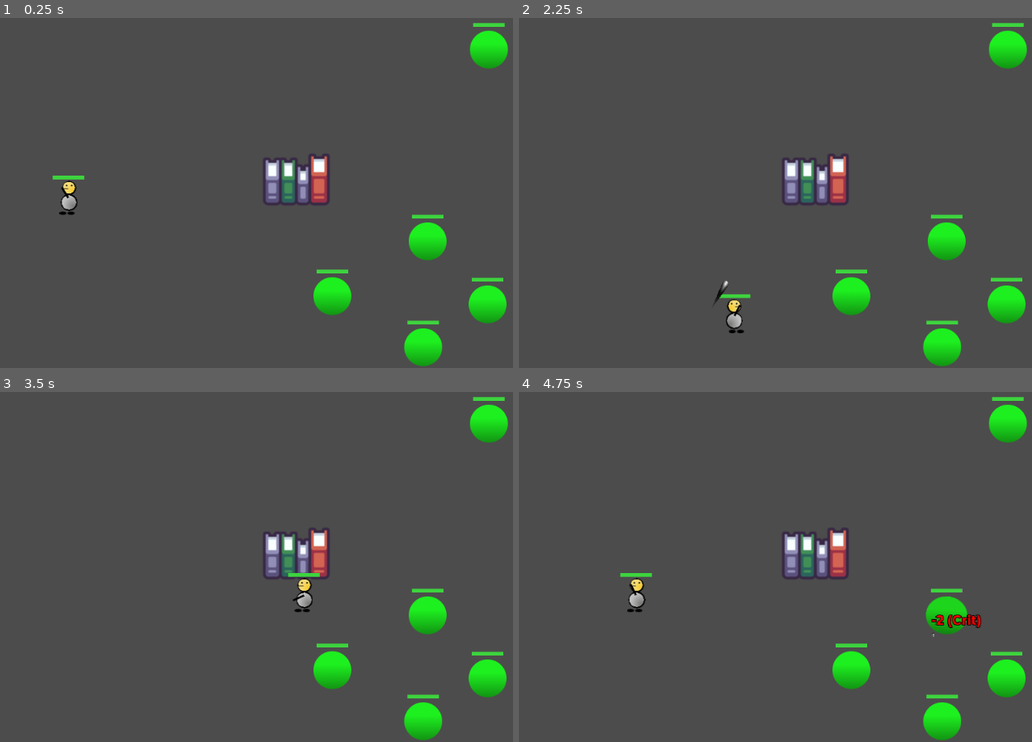
Above: before the commit, frames 1-4 (two rows, left to right).
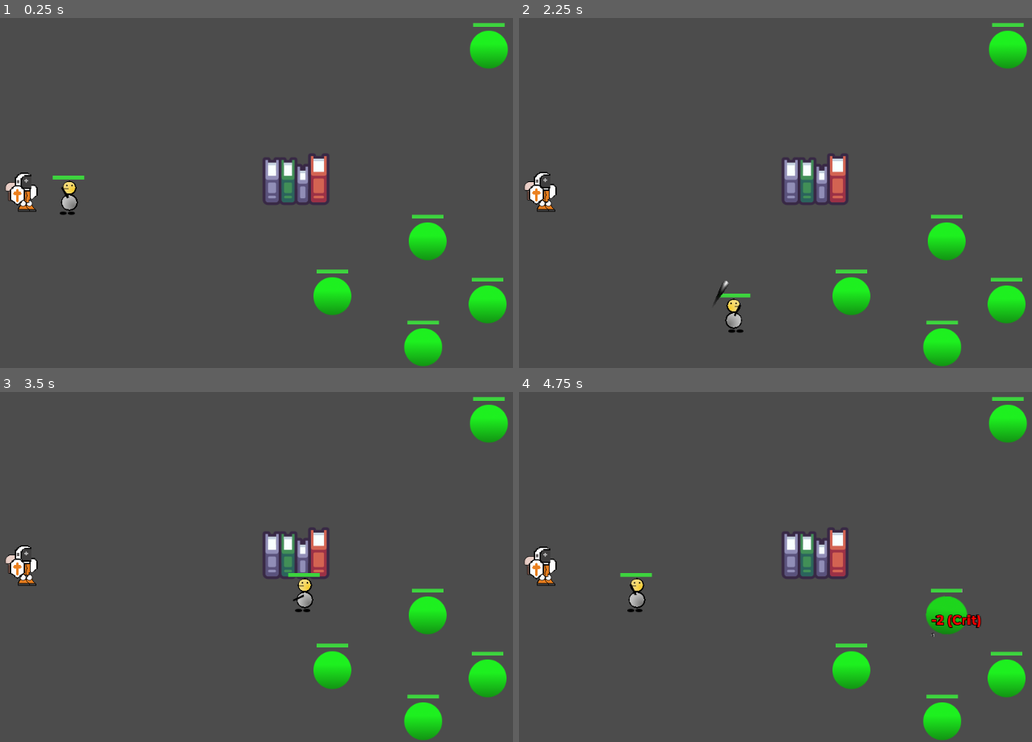
Above: after the commit, the same moments.

Repository: NPGodotEngine/Hack_And_Slash
Game: Godot game, scene res://Levels/TestLevel.tscn
Same seed, same stepped clock (60 frames per second), same inputs: the game is played once before the commit and once after it. The project has no main scene, so this scene is started directly.
Inputs (mouse positions are in pixels of both pictures, inside the frame that each line leads up to):
- Up to frame 1 (0.25 s): no input
- Up to frame 2 (2.25 s): tap Enter at 0.5 s; move the mouse to (924, 161) at 0.52 s; press the mouse at (924, 161) at 0.53 s; hold D (move_right) 0.53-1.28 s; move the mouse to (652, 196) at 1.27 s; release the mouse at (652, 196) at 1.28 s; hold S (move_down) 1.28-2.03 s; right-click (652, 196) at 1.35 s; move the mouse to (847, 95) at 2.02 s; press the mouse at (847, 95) at 2.03 s; hold D (move_right) from 2.03 s (still down)
- Up to frame 3 (3.5 s): move the mouse to (230, 630) at 2.77 s; release D (move_right) at 2.78 s; release the mouse at (230, 630) at 2.78 s; hold W (move_up) from 2.78 s (still down); right-click (230, 630) at 2.85 s
- Up to frame 4 (4.75 s): move the mouse to (975, 609) at 3.52 s; release W (move_up) at 3.53 s; press the mouse at (975, 609) at 3.53 s; hold A (move_left) from 3.53 s (still down); move the mouse to (590, 497) at 4.27 s; release the mouse at (590, 497) at 4.28 s; right-click (590, 497) at 4.35 s

The runs differ from the first frame. In frame 1, 0.6% of the frame differs, in the area x 0-64%, y 39-57%; in frame 2, 0.7%, in the area x 0-64%, y 39-91%; in frame 3, 0.6%; in frame 4, 0.7%.

Commit message:
Feature: add new 2d art for player aka marine

Diff:
--- a/Levels/TestLevel.tscn
+++ b/Levels/TestLevel.tscn
@@ -1,12 +1,197 @@
-[gd_scene load_steps=6 format=2]
+[gd_scene load_steps=11 format=2]
 
 [ext_resource path="res://Character/Player/Player.tscn" type="PackedScene" id=1]
 [ext_resource path="res://Shared/books_2.png" type="Texture" id=2]
 [ext_resource path="res://Character/Mobs/Dummy/Dummy.tscn" type="PackedScene" id=3]
 [ext_resource path="res://Levels/TestLevel.gd" type="Script" id=4]
+[ext_resource path="res://Assets/Marine/Marine_spritesheet.png" type="Texture" id=5]
 
 [sub_resource type="RectangleShape2D" id=1]
 extents = Vector2( 52, 40 )
+
+[sub_resource type="Animation" id=6]
+length = 0.001
+tracks/0/type = "value"
+tracks/0/path = NodePath("ShoulderFront:position")
+tracks/0/interp = 1
+tracks/0/loop_wrap = true
+tracks/0/imported = false
+tracks/0/enabled = true
+tracks/0/keys = {
+"times": PoolRealArray( 0 ),
+"transitions": PoolRealArray( 1 ),
+"update": 0,
+"values": [ Vector2( -12, -2 ) ]
+}
+tracks/1/type = "value"
+tracks/1/path = NodePath("ShoulderBack:position")
+tracks/1/interp = 1
+tracks/1/loop_wrap = true
+tracks/1/imported = false
+tracks/1/enabled = true
+tracks/1/keys = {
+"times": PoolRealArray( 0 ),
+"transitions": PoolRealArray( 1 ),
+"update": 0,
+"values": [ Vector2( 11, -7 ) ]
+}
+tracks/2/type = "value"
+tracks/2/path = NodePath("Torso:position")
+tracks/2/interp = 1
+tracks/2/loop_wrap = true
+tracks/2/imported = false
+tracks/2/enabled = true
+tracks/2/keys = {
+"times": PoolRealArray( 0 ),
+"transitions": PoolRealArray( 1 ),
+"update": 0,
+"values": [ Vector2( 0, 0 ) ]
+}
+
+[sub_resource type="Animation" id=7]
+resource_name = "idle"
+length = 1.5
+loop = true
+tracks/0/type = "value"
+tracks/0/path = NodePath("ShoulderFront:position")
+tracks/0/interp = 1
+tracks/0/loop_wrap = true
+tracks/0/imported = false
+tracks/0/enabled = true
+tracks/0/keys = {
+"times": PoolRealArray( 0, 0.7, 1.5 ),
+"transitions": PoolRealArray( -2, 0.5, 1 ),
+"update": 0,
+"values": [ Vector2( -12, -2 ), Vector2( -12, -4 ), Vector2( -12, -2 ) ]
+}
+tracks/1/type = "value"
+tracks/1/path = NodePath("ShoulderBack:position")
+tracks/1/interp = 1
+tracks/1/loop_wrap = true
+tracks/1/imported = false
+tracks/1/enabled = true
+tracks/1/keys = {
+"times": PoolRealArray( 0, 0.7, 1.5 ),
+"transitions": PoolRealArray( -2, 0.5, 1 ),
+"update": 0,
+"values": [ Vector2( 11, -7 ), Vector2( 11, -9 ), Vector2( 11, -7 ) ]
+}
+tracks/2/type = "value"
+tracks/2/path = NodePath("Torso:position")
+tracks/2/interp = 1
+tracks/2/loop_wrap = true
+tracks/2/imported = false
+tracks/2/enabled = true
+tracks/2/keys = {
+"times": PoolRealArray( 0, 0.5, 1.5 ),
+"transitions": PoolRealArray( -2, 0.5, 1 ),
+"update": 0,
+"values": [ Vector2( 0, 0 ), Vector2( 0, -3 ), Vector2( 0, 0 ) ]
+}
+
+[sub_resource type="Animation" id=8]
+length = 0.001
+tracks/0/type = "value"
+tracks/0/path = NodePath("kneeFront:position")
+tracks/0/interp = 1
+tracks/0/loop_wrap = true
+tracks/0/imported = false
+tracks/0/enabled = true
+tracks/0/keys = {
+"times": PoolRealArray( 0 ),
+"transitions": PoolRealArray( 1 ),
+"update": 0,
+"values": [ Vector2( -3, 10 ) ]
+}
+tracks/1/type = "value"
+tracks/1/path = NodePath("kneeFront:rotation_degrees")
+tracks/1/interp = 1
+tracks/1/loop_wrap = true
+tracks/1/imported = false
+tracks/1/enabled = true
+tracks/1/keys = {
+"times": PoolRealArray( 0 ),
+"transitions": PoolRealArray( 1 ),
+"update": 0,
+"values": [ 0.0 ]
+}
+tracks/2/type = "value"
+tracks/2/path = NodePath("KneeBack:position")
+tracks/2/interp = 1
+tracks/2/loop_wrap = true
+tracks/2/imported = false
+tracks/2/enabled = true
+tracks/2/keys = {
+"times": PoolRealArray( 0 ),
+"transitions": PoolRealArray( 1 ),
+"update": 0,
+"values": [ Vector2( 7, 10 ) ]
+}
+tracks/3/type = "value"
+tracks/3/path = NodePath("KneeBack:rotation_degrees")
+tracks/3/interp = 1
+tracks/3/loop_wrap = true
+tracks/3/imported = false
+tracks/3/enabled = true
+tracks/3/keys = {
+"times": PoolRealArray( 0 ),
+"transitions": PoolRealArray( 1 ),
+"update": 0,
+"values": [ 0.0 ]
+}
+
+[sub_resource type="Animation" id=9]
+resource_name = "run"
+length = 1.1
+loop = true
+tracks/0/type = "value"
+tracks/0/path = NodePath("kneeFront:position")
+tracks/0/interp = 1
+tracks/0/loop_wrap = true
+tracks/0/imported = false
+tracks/0/enabled = true
+tracks/0/keys = {
+"times": PoolRealArray( 0, 0.3, 0.6, 0.9 ),
+"transitions": PoolRealArray( 1, 0.2, 1, 0.2 ),
+"update": 0,
+"values": [ Vector2( -3, 10 ), Vector2( 6, 6 ), Vector2( 7, 10 ), Vector2( -3, 10 ) ]
+}
+tracks/1/type = "value"
+tracks/1/path = NodePath("kneeFront:rotation_degrees")
+tracks/1/interp = 1
+tracks/1/loop_wrap = true
+tracks/1/imported = false
+tracks/1/enabled = true
+tracks/1/keys = {
+"times": PoolRealArray( 0, 0.3, 0.6, 0.9 ),
+"transitions": PoolRealArray( 1, 0.2, 1, 0.2 ),
+"update": 0,
+"values": [ 0.0, 0.0, 0.0, 0.0 ]
+}
+tracks/2/type = "value"
+tracks/2/path = NodePath("KneeBack:position")
+tracks/2/interp = 1
+tracks/2/loop_wrap = true
+tracks/2/imported = false
+tracks/2/enabled = true
+tracks/2/keys = {
+"times": PoolRealArray( 0, 0.3, 0.6, 0.9 ),
+"transitions": PoolRealArray( 1, 0.2, 1, 0.2 ),
+"update": 0,
+"values": [ Vector2( 7, 10 ), Vector2( -4, 10 ), Vector2( -4, 10 ), Vector2( 4, 6 ) ]
+}
+tracks/3/type = "value"
+tracks/3/path = NodePath("KneeBack:rotation_degrees")
+tracks/3/interp = 1
+tracks/3/loop_wrap = true
+tracks/3/imported = false
+tracks/3/enabled = true
+tracks/3/keys = {
+"times": PoolRealArray( 0, 0.3, 0.6, 0.9 ),
+"transitions": PoolRealArray( 1, 0.2, 1, 0.2 ),
+"update": 0,
+"values": [ 0.0, 0.0, 0.0, 0.0 ]
+}
 
 [node name="TestLevel" type="Node2D"]
 script = ExtResource( 4 )
@@ -43,3 +228,73 @@
 
 [node name="Dummy5" parent="." instance=ExtResource( 3 )]
 position = Vector2( 764, 581 )
+
+[node name="Character" type="Node2D" parent="."]
+position = Vector2( 133, 329 )
+
+[node name="Torso" type="Sprite" parent="Character"]
+texture = ExtResource( 5 )
+region_enabled = true
+region_rect = Rect2( 150, 22, 19, 20 )
+
+[node name="Head" type="Sprite" parent="Character/Torso"]
+position = Vector2( -3, -23 )
+texture = ExtResource( 5 )
+region_enabled = true
+region_rect = Rect2( 147, 81, 26, 30 )
+
+[node name="Backpack" type="Sprite" parent="Character/Torso"]
+show_behind_parent = true
+position = Vector2( -22, -8 )
+texture = ExtResource( 5 )
+region_enabled = true
+region_rect = Rect2( 22, 145, 19, 30 )
+
+[node name="ShoulderFront" type="Sprite" parent="Character"]
+position = Vector2( -12, -2 )
+texture = ExtResource( 5 )
+region_enabled = true
+region_rect = Rect2( 20, 16, 24, 32 )
+
+[node name="ShoulderBack" type="Sprite" parent="Character"]
+show_behind_parent = true
+position = Vector2( 11, -7 )
+texture = ExtResource( 5 )
+region_enabled = true
+region_rect = Rect2( 87, 148, 18, 24 )
+
+[node name="kneeFront" type="Sprite" parent="Character"]
+position = Vector2( -3, 10 )
+texture = ExtResource( 5 )
+region_enabled = true
+region_rect = Rect2( 91, 27, 10, 10 )
+
+[node name="FeetFront" type="Sprite" parent="Character/kneeFront"]
+show_behind_parent = true
+position = Vector2( 2, 8 )
+texture = ExtResource( 5 )
+region_enabled = true
+region_rect = Rect2( 22, 90, 19, 11 )
+
+[node name="KneeBack" type="Sprite" parent="Character"]
+show_behind_parent = true
+position = Vector2( 7, 10 )
+texture = ExtResource( 5 )
+region_enabled = true
+region_rect = Rect2( 91, 91, 10, 10 )
+
+[node name="FeetBack" type="Sprite" parent="Character/KneeBack"]
+show_behind_parent = true
+position = Vector2( 2, 8 )
+texture = ExtResource( 5 )
+region_enabled = true
+region_rect = Rect2( 150, 154, 19, 11 )
+
+[node name="UpperAnimator" type="AnimationPlayer" parent="Character"]
+autoplay = "idle"
+anims/RESET = SubResource( 6 )
+anims/idle = SubResource( 7 )
+
+[node name="LowerAnimator" type="AnimationPlayer" parent="Character"]
+anims/RESET = SubResource( 8 )
+anims/run = SubResource( 9 )
--- a/project.godot
+++ b/project.godot
@@ -44,7 +44,7 @@
 "language": "GDScript",
 "path": "res://Components/CriticalStrike/CriticalStrikeComp.gd"
 }, {
-"base": "Projectile",
+"base": "Reference",
 "class": "CryoBullet",
 "language": "GDScript",
 "path": "res://Bullets/Projectile/CryoBullet/CryoBullet.gd"
@@ -59,17 +59,17 @@
 "language": "GDScript",
 "path": "res://Interface/HUD/DamageLabel.gd"
 }, {
-"base": "Projectile",
+"base": "Reference",
 "class": "FireBullet",
 "language": "GDScript",
 "path": "res://Bullets/Projectile/FireBullet/FireBullet.gd"
 }, {
-"base": "Area2D",
+"base": "Reference",
 "class": "FlamePool",
 "language": "GDScript",
 "path": "res://Shared/FlamePool/FlamePool.gd"
 }, {
-"base": "Area2D",
+"base": "Reference",
 "class": "FreezePool",
 "language": "GDScript",
 "path": "res://Shared/FreezePool/FreezePool.gd"
@@ -94,7 +94,7 @@
 "language": "GDScript",
 "path": "res://Character/Player/Player.gd"
 }, {
-"base": "Bullet",
+"base": "Reference",
 "class": "Projectile",
 "language": "GDScript",
 "path": "res://Bullets/Projectile/Projectile.gd"
@@ -109,12 +109,12 @@
 "language": "GDScript",
 "path": "res://Components/Attachments/Triggers/Trigger.gd"
 }, {
-"base": "Component",
+"base": "Reference",
 "class": "Weapon",
 "language": "GDScript",
 "path": "res://Components/Weapons/Weapon.gd"
 }, {
-"base": "Component",
+"base": "Reference",
 "class": "WeaponManager",
 "language": "GDScript",
 "path": "res://Components/WeaponManager/WeaponManager.gd"
@@ -207,4 +207,5 @@
 
 [rendering]
 
+2d/snapping/use_gpu_pixel_snap=true
 environment/default_environment="res://default_env.tres"
Binary file removed: Assets/Marine/Marine_body.png
Not shown, removed: Assets/Marine/Marine_body.png.import
Binary file removed: Assets/Marine/Marine_feet_back.png
Not shown, removed: Assets/Marine/Marine_feet_back.png.import
Binary file removed: Assets/Marine/Marine_feet_front.png
Not shown, removed: Assets/Marine/Marine_feet_front.png.import
Binary file removed: Assets/Marine/Marine_goggles.png
Not shown, removed: Assets/Marine/Marine_goggles.png.import
Binary file removed: Assets/Marine/Marine_head.png
Not shown, removed: Assets/Marine/Marine_head.png.import
Binary file removed: Assets/Marine/Marine_leg_back.png
Not shown, removed: Assets/Marine/Marine_leg_back.png.import
(and 9 more such lines)
